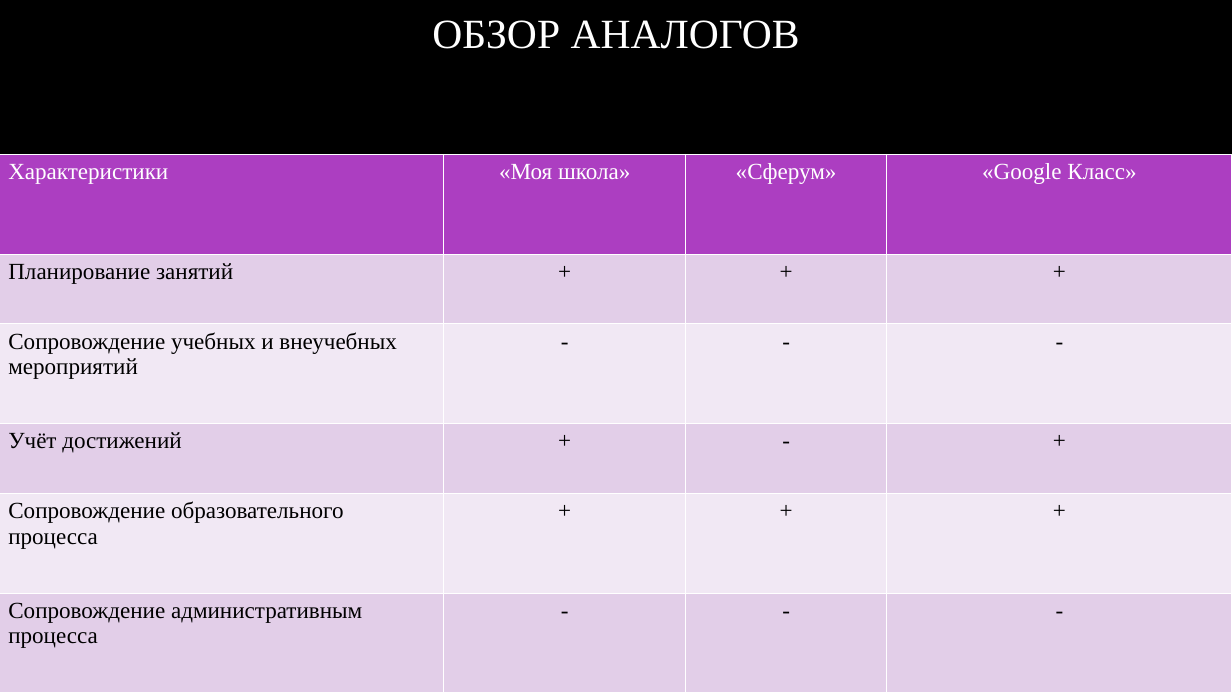
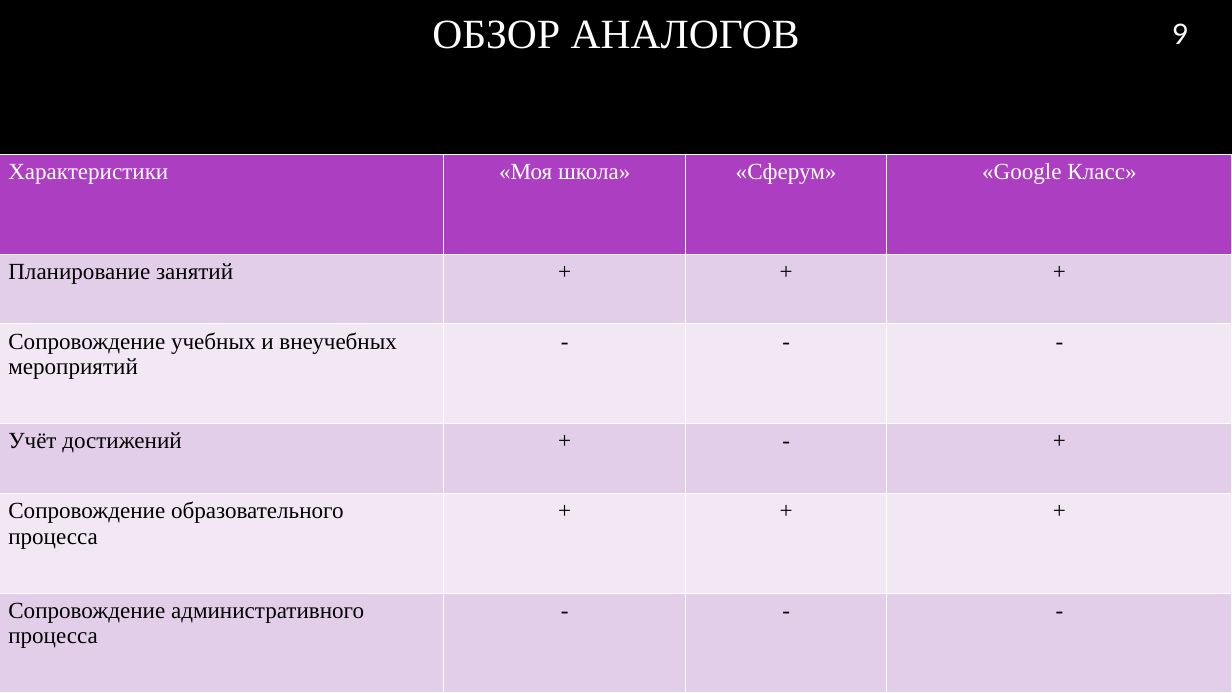
Before and after one commit to RAdKuzur/ASTU, a slide deck: slide 9 of Дипломная работа/Презентация Курсовая.pptx. Drawn at 1232x693 pixels with LibreOffice and Linux fonts; fonts in the diff are those of the drawing; background and template pictures are left out. Boxes give left, top, right and bottom in pixels: in the first picture for what was removed or moved away, otherwise in the second. Text is boxed around its words. In the diff, an @@ line names an element or a change of style, - is before the commit and + after.

```diff
--- a/Дипломная работа/Презентация Курсовая.pptx
+++ b/Дипломная работа/Презентация Курсовая.pptx
@@ page number added at <box>1172,23,1188,44</box>, 22 pt, text #FFFFFF @@
+9
@@ table at <box>0,154,1232,693</box> @@
-row 6, column 1: Сопровождение административным процесса
+row 6, column 1: Сопровождение административного процесса
```
Also in this commit, not shown: 13 other slides changed.
